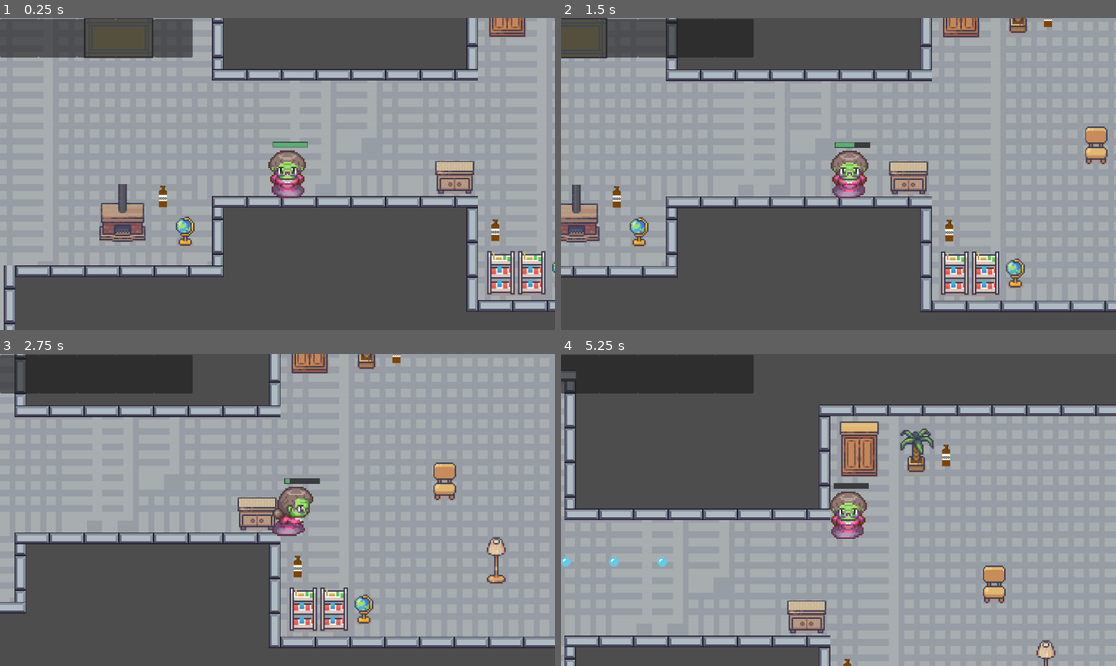
Above: before the commit, frames 1-4 (two rows, left to right).
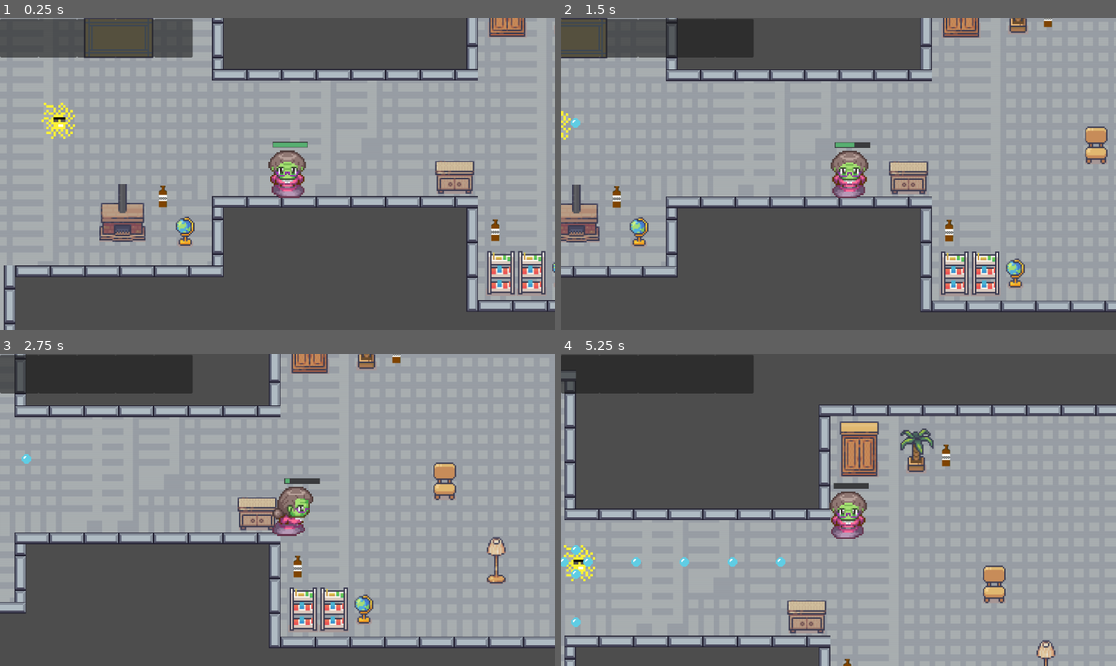
Above: after the commit, the same moments.

Repository: NickPerlich/Deathma
Game: Godot game, scene res://main.tscn
Two runs of this game, one before a commit and one after it. Both use one fixed random seed, a clock stepped at 60 frames per second and the inputs below. The engine's default icon, where the game draws it, is replaced by a stand-in: a white triangle on a blue panel in a dark square.
Inputs (mouse positions are in pixels of both pictures, inside the frame that each line leads up to):
- Up to frame 1 (0.25 s): no input
- Up to frame 2 (1.5 s): move the mouse to (960, 158) at 0.52 s; hold D (input_right) 0.53-1.28 s; hold 1 (Slot_1) 0.53-1.28 s; move the mouse to (727, 189) at 1.27 s; hold S (input_down) from 1.28 s (still down); tap 2 (Slot_2) at 1.35 s
- Up to frame 3 (2.75 s): move the mouse to (333, 441) at 2.02 s; release S (input_down) at 2.03 s; hold D (input_right) from 2.03 s (still down); hold 3 (Slot_3) from 2.03 s (still down)
- Up to frame 4 (5.25 s): move the mouse to (810, 572) at 2.77 s; release D (input_right) at 2.78 s; release 3 (Slot_3) at 2.78 s; hold W (input_up) 2.78-3.53 s; tap 4 (Slot_4) at 2.85 s; move the mouse to (1005, 556) at 3.52 s; hold 5 (Slot_5) 3.53-4.28 s; hold A (input_left) 3.53-5.03 s; move the mouse to (672, 463) at 4.27 s; click (672, 463) at 4.35 s; move the mouse to (866, 510) at 5.02 s; hold S (input_down) from 5.03 s (still down); hold Right mouse button (shoot) from 5.03 s (still down)

The runs differ from the first frame. In frame 1, 0.3% of the frame differs, in the area x 7-14%, y 27-39%; in frame 2, 0.1%; in frame 3, less than 0.1%; in frame 4, 0.7%, in the area x 0-41%, y 61-88%.
Error in both runs: Invalid access of index '0' on a base object of type: 'Array'. (res://inventory.gd:30)

Commit message:
projectiles properly collide with things and do not get stuck inside enemy

Diff:
--- a/Lab 5 Moving Character/Scripts/enemy.gd
+++ b/Lab 5 Moving Character/Scripts/enemy.gd
@@ -1,7 +1,7 @@
 extends CharacterBody2D
 
 var projectile = preload("res://Characters/spit_projectile.tscn")
-var projectileSpeed = 20
+var projectileSpeed = 100
 var counter = 0
 @export var moveSpeed = 50
 @export var player: Node2D
@@ -18,12 +18,11 @@
 	nav_agent.target_position = player.global_position
 
 # instantiates a projectile and initializes its speed and size
-func inst(speed):
+func inst(projectileVelocity: Vector2):
 	var projectileInstance = projectile.instantiate()
 	add_child(projectileInstance)
 	projectileInstance.scale *= .4
-	projectileInstance.horizontalVelocity = speed.x
-	projectileInstance.verticalVelocity = speed.y
+	projectileInstance.velocity = projectileVelocity
 
 # fires projectiles in a pattern specific to this enemy
 func fire(speed):
--- a/Lab 5 Moving Character/Scripts/projectile_behavior.gd
+++ b/Lab 5 Moving Character/Scripts/projectile_behavior.gd
@@ -4,10 +4,12 @@
 @export var horizontalVelocity: float
 
 func _physics_process(delta):
-	position.x += delta  * horizontalVelocity
-	position.y += delta * verticalVelocity
-
+	#position.x += delta  * horizontalVelocity
+	#position.y += delta * verticalVelocity
+	var collision = move_and_collide(velocity * delta)
+	if (collision):
+		queue_free()
 
 func _on_area_2d_area_entered(area):
 	if area.is_in_group("player"):
-		queue_free()
+		print("player hit")
--- a/Lab 5 Moving Character/main.tscn
+++ b/Lab 5 Moving Character/main.tscn
@@ -8866,7 +8866,7 @@
 position = Vector2(-397, 99)
 
 [node name="Enemy" parent="." node_paths=PackedStringArray("player") instance=ExtResource("12_igiyr")]
-position = Vector2(-218, 294)
+position = Vector2(28, 297)
 player = NodePath("../player")
 
 [connection signal="collected" from="player/pivot/Tongue" to="player" method="_on_tongue_collected"]
Not shown: 2 places in Lab 5 Moving Character/Characters/spit_projectile.tscn that only renumber resources
